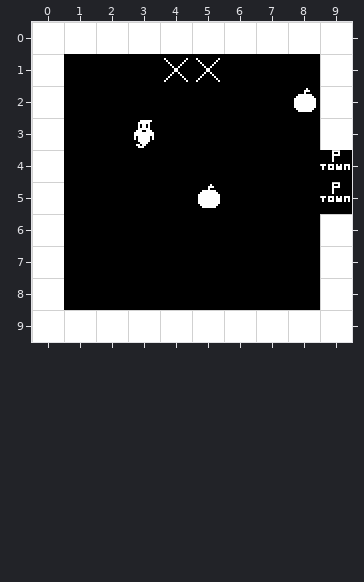
Two versions of a level (Tiled map (JSON), assets/data/maps/house.json). Above: the version before the commit.
Cells are 16x16 px. Shown: x 0..9, y 0..9.
Once edited:
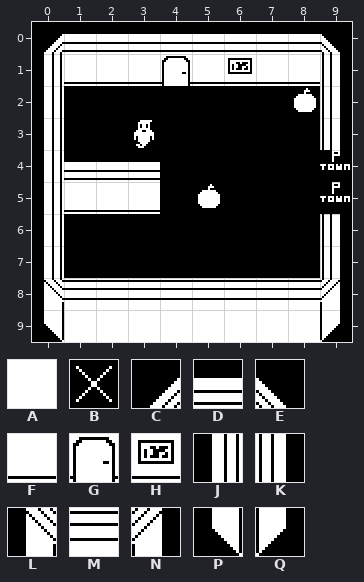
Key: from "tiles": A 0, B 1, C 16, D 17, E 18, F 19, G 20, H 21, J 24, K 26, L 32, M 33, N 34, P 40, Q 42.
_ is an empty cell, . an unchanged one.
What changed:
--- layer "Capa de Patrones 1"
@@ x 0..9 @@
- 0 AAAAAAAAAA
- 1 A___BB___A
- 2 A........A
- 3 A........A
- 4 A___......
- 5 A___......
- 6 A........A
- 7 A........A
- 8 A________A
- 9 A........A
+ 0 CDDDDDDDDE
+ 1 JFFFGFHFFK
+ 2 J........K
+ 3 J........K
+ 4 JDDD......
+ 5 JFFF......
+ 6 J........K
+ 7 J........K
+ 8 LMMMMMMMMN
+ 9 P........Q
Pixel boxes of the changes (left, top, right, bottom) in both pictures:
changed: (32, 22, 352, 342)
